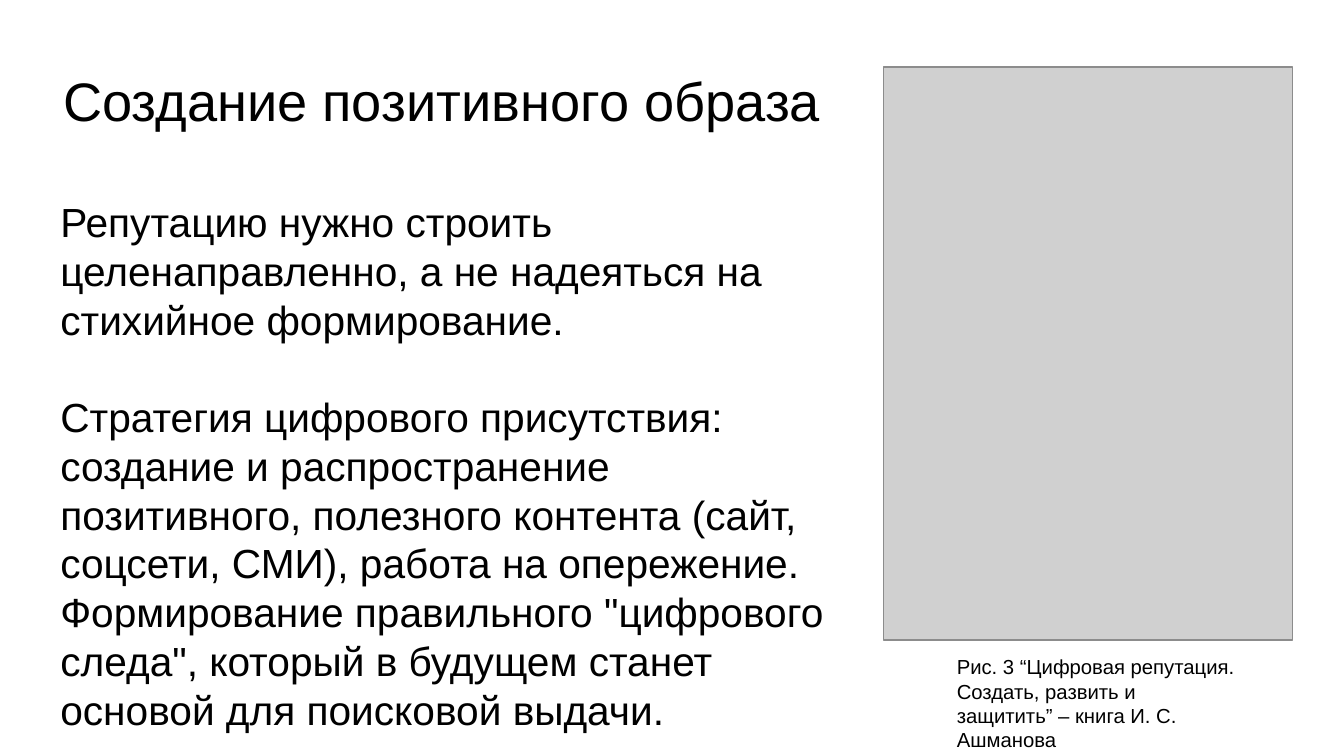
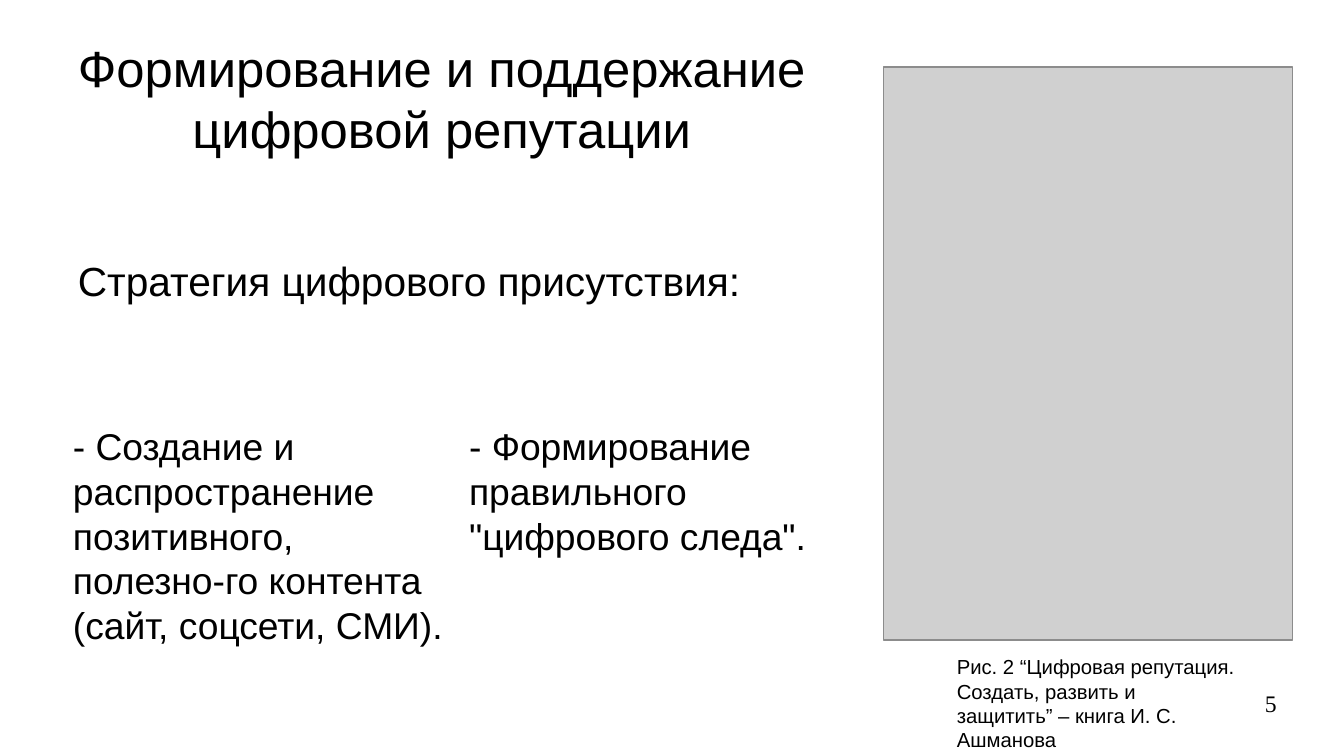
Before and after one commit to NietzschePoseidon/digital-fundamentals, a slide deck: slide 5 of documents/OCTpres1.odp (slide 6 before the commit). Drawn at 1344x756 pixels with LibreOffice and Linux fonts; fonts in the diff are those of the drawing; grey boxes stand for pictures. Boxes give left, top, right and bottom in pixels: in the first picture for what was removed or moved away, otherwise in the second. Text is boxed around its words. In the diff, an @@ line names an element or a change of style, - is before the commit and + after.

```diff
--- a/documents/OCTpres1.odp
+++ b/documents/OCTpres1.odp
@@ text added at (x1=78, y1=51, x2=805, y2=304), 30 pt, text #000000 @@
+Формирование и поддержание цифровой репутации
+Стратегия цифрового присутствия:
@@ text removed at (x1=60, y1=81, x2=823, y2=732) @@
-Создание позитивного образа
-Репутацию нужно строить целенаправленно, а не надеяться на стихийное формирование.
-Стратегия цифрового присутствия: создание и распространение позитивного, полезного контента (сайт, соцсети, СМИ), работа на опережение. Формирование правильного "цифрового следа", который в будущем станет основой для поисковой выдачи.
@@ text added at (x1=73, y1=434, x2=443, y2=647), 22 pt, text #000000 @@
+- Cоздание и распространение позитивного, полезно-го контента (сайт, соцсети, СМИ).
@@ text added at (x1=469, y1=434, x2=806, y2=557), 22 pt, text #000000 @@
+- Формирование правильного "цифрового следа".
@@ text at (x1=957, y1=659, x2=1235, y2=679): text changed @@
-Рис. 3 “Цифровая репутация.
+Рис. 2 “Цифровая репутация.
@@ page number added at (x1=1265, y1=696, x2=1277, y2=713), 14 pt, text #000000 @@
+5
```
Also in this commit, not shown: 9 other slides changed, 1 slide added, 2 slides removed.
